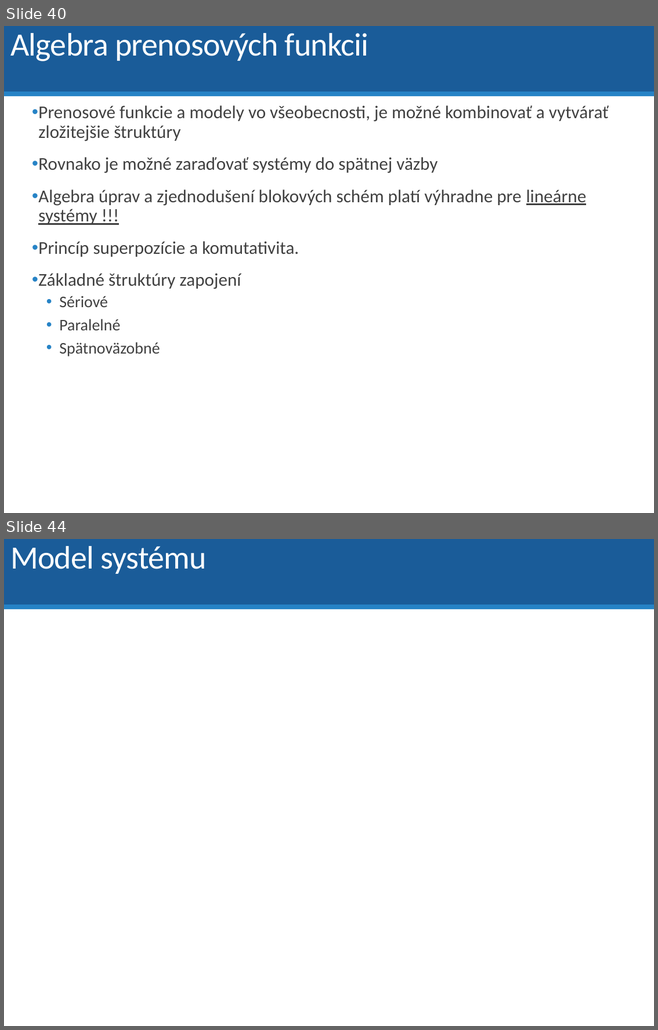
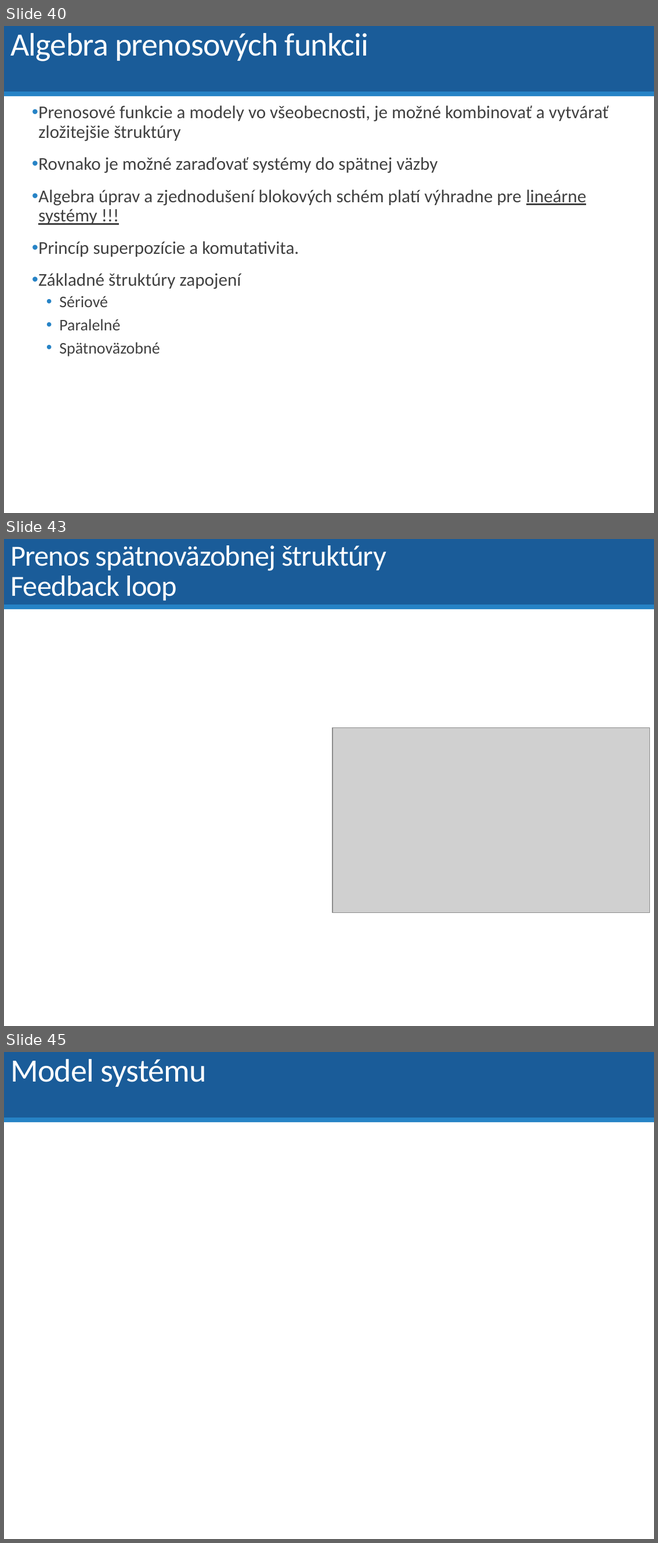
Before and after one commit to dodekm/TeamProjektKybernetika, a slide deck: Nove prednasky/P01_dynamika_dif_rovnice_LPT_prenosova_funkcia_modelovanie.pptx. Shown one above the other, each under a label of ours: slides 40 and 44 before the commit, slides 40, 43 and 45 after it; the slides between them are not shown. The pictures are 658x1030 and 658x1543 pixels, drawn with LibreOffice and Linux fonts; fonts in the diff are those of the drawing; grey boxes stand for pictures. Boxes give left, top, right and bottom in pixels: in the first picture for what was removed or moved away, otherwise in the second. Text is boxed around its words. In the diff, an @@ line names an element or a change of style, - is before the commit and + after.

```diff
--- a/Nove prednasky/P01_dynamika_dif_rovnice_LPT_prenosova_funkcia_modelovanie.pptx
+++ b/Nove prednasky/P01_dynamika_dif_rovnice_LPT_prenosova_funkcia_modelovanie.pptx
@@ slide 43 added at box(4, 539, 654, 1026), background #FFFFFF; not listed: 2 template elements that a slide beside it also shows @@
@@ title added at box(10, 545, 386, 600), 32.4 pt, text #FFFFFF @@
+Prenos spätnoväzobnej štruktúry
+Feedback loop
@@ picture added at box(332, 728, 649, 913) @@
@@ what was slide 44 is now slide 45 @@
```
Also in this commit, not shown: 15 slides changed, 5 other slides added, 2 slides removed, 7 other files.
